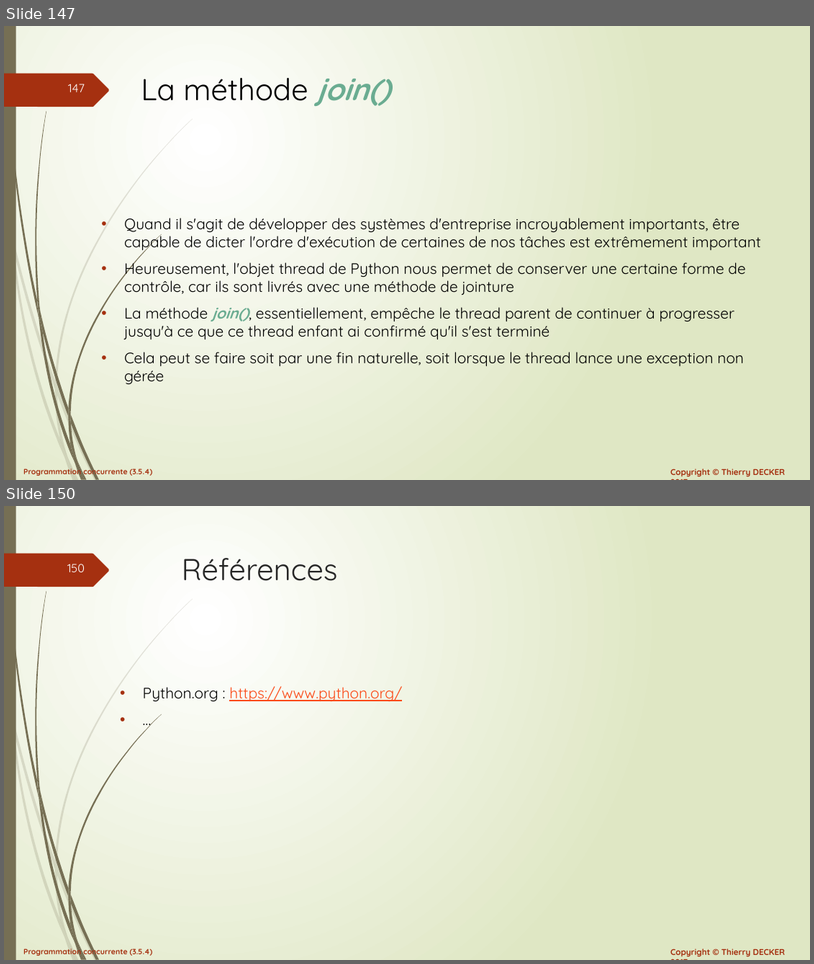
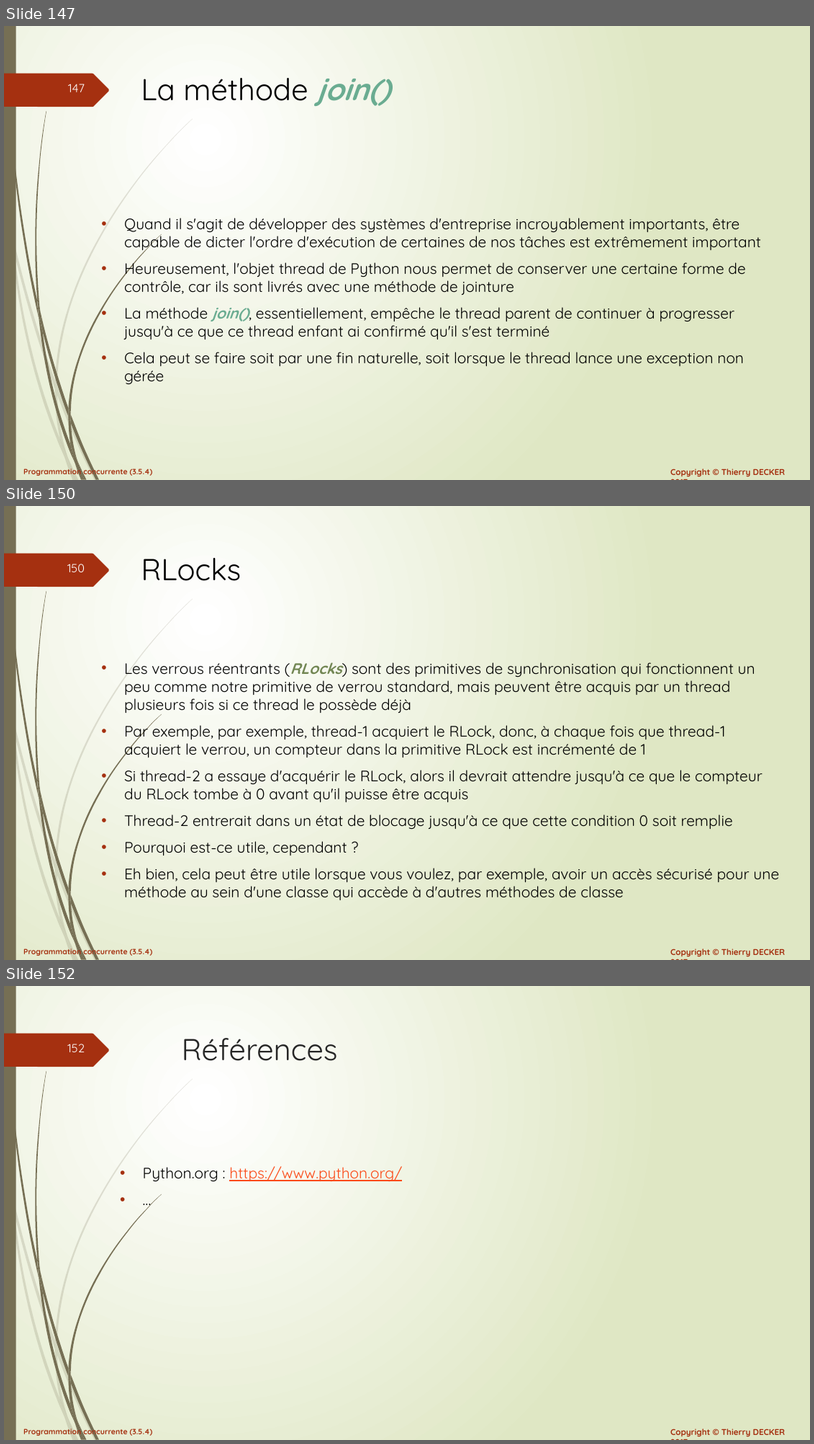
Before and after one commit to VikmanTheRacoon/learning-python, a slide deck: documentations/python-103.pptx. Shown one above the other, each under a label of ours: slides 147 and 150 before the commit, slides 147, 150 and 152 after it; the slides between them are not shown. The pictures are 814x964 and 814x1444 pixels, drawn with LibreOffice and Linux fonts; fonts in the diff are those of the drawing. Boxes give left, top, right and bottom in pixels: in the first picture for what was removed or moved away, otherwise in the second. Text is boxed around its words. In the diff, an @@ line names an element or a change of style, - is before the commit and + after.

```diff
--- a/documentations/python-103.pptx
+++ b/documentations/python-103.pptx
@@ slide 150 added at [4,506,810,960], background gradient #FFFFFF to #DFE8C4; not listed: 27 template elements that a slide beside it also shows @@
@@ title added at [141,558,241,581], 36 pt, text #000000 @@
+RLocks
@@ text added at [124,662,779,900], 18 pt, text #000000 @@
+• Les verrous réentrants (RLocks) sont des primitives de synchronisation qui fonctionnent un peu comme notre primitive de verrou standard, mais peuvent être acquis par un thread plusieurs fois si ce thread le possède déjà
+• Par exemple, par exemple, thread-1 acquiert le RLock, donc, à chaque fois que thread-1 acquiert le verrou, un compteur dans la primitive RLock est incrémenté de 1
+• Si thread-2 a essaye d'acquérir le RLock, alors il devrait attendre jusqu'à ce que le compteur du RLock tombe à 0 avant qu'il puisse être acquis
+• Thread-2 entrerait dans un état de blocage jusqu'à ce que cette condition 0 soit remplie
+• Pourquoi est-ce utile, cependant ?
+• Eh bien, cela peut être utile lorsque vous voulez, par exemple, avoir un accès sécurisé pour une méthode au sein d'une classe qui accède à d'autres méthodes de classe
@@ what was slide 150 is now slide 152 @@
@@ page number at [67,1044,85,1052]: text changed @@
-150
+152
```
Also in this commit, not shown: 2 slides changed, 1 other slide added, 1 other file.
